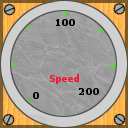
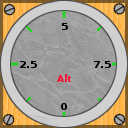
Layer changes from the first w=128, h=128 image to the second:
hid "Speed-Heli" over [11, 11, 116, 110]
showed "Altitude", painted on it over [11, 11, 116, 116]
